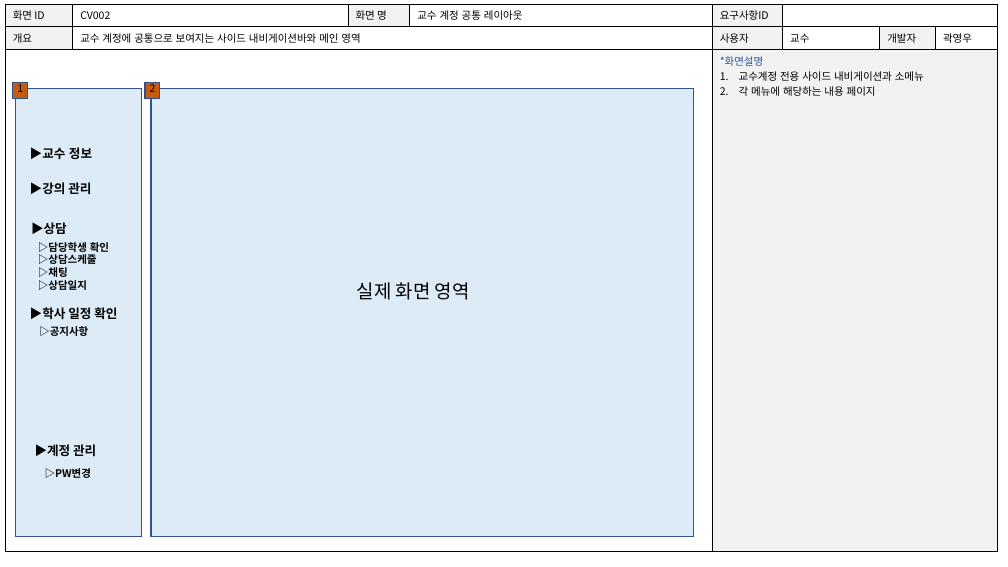
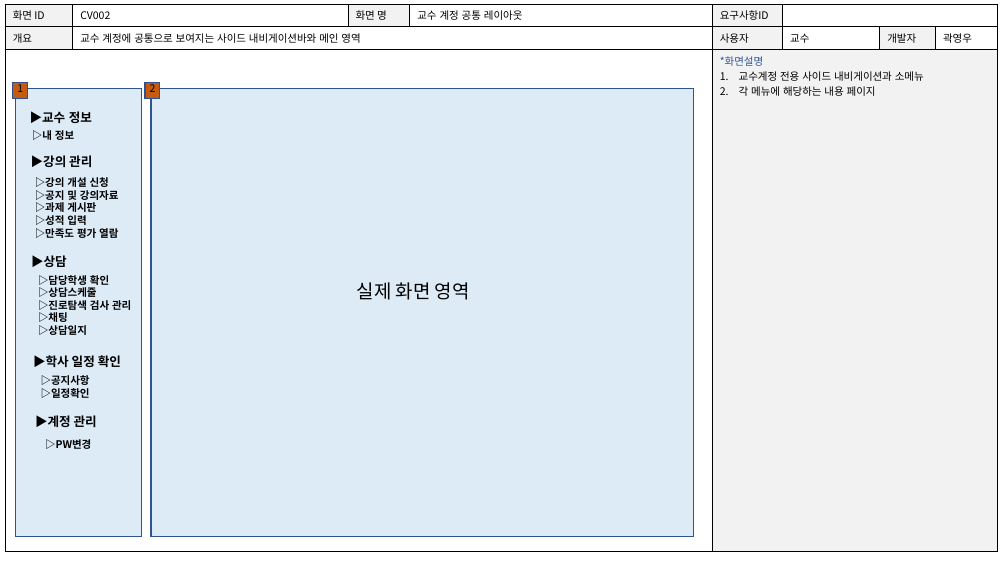
Before and after one commit to weather0/yd_Final01, a slide deck: slide 2 of 문서/작성중/(작업중-최신!)디자인통합222.pptx. Drawn at 1008x567 pixels with LibreOffice and Linux fonts; fonts in the diff are those of the drawing. Boxes give left, top, right and bottom in pixels: in the first picture for what was removed or moved away, otherwise in the second. Text is boxed around its words. In the diff, an @@ line names an element or a change of style, - is before the commit and + after.

```diff
--- a/문서/작성중/(작업중-최신!)디자인통합222.pptx
+++ b/문서/작성중/(작업중-최신!)디자인통합222.pptx
@@ text "▶교수 정보": place and size @@
-text "▶교수 정보" at [30, 147, 92, 159]
+text "▶교수 정보" at [30, 111, 92, 123]
@@ text added at [32, 130, 74, 140], 10 pt, text #000000, bold @@
+▷내 정보
@@ text "▶강의 관리": place and size @@
-text "▶강의 관리" at [30, 182, 91, 194]
+text "▶강의 관리" at [31, 155, 92, 167]
@@ text added at [35, 177, 119, 240], 10 pt, text #000000, bold @@
+▷강의 개설 신청
+▷공지 및 강의자료
+▷과제 게시판
+▷성적 입력
+▷만족도 평가 열람
@@ text "▶상담": place and size @@
-text "▶상담" at [31, 222, 67, 234]
+text "▶상담" at [31, 255, 67, 267]
@@ text "▷담당학생 확인": place and size @@
-text "▷담당학생 확인" at [38, 242, 109, 290]
+text "▷담당학생 확인" at [38, 275, 131, 335]
@@ text at [38, 300, 131, 310]: paragraph added @@
+▷진로탐색 검사 관리
@@ text "▶학사 일정 확인": place and size @@
-text "▶학사 일정 확인" at [30, 307, 117, 319]
+text "▶학사 일정 확인" at [33, 355, 121, 367]
@@ text "▷공지사항": place and size @@
-text "▷공지사항" at [39, 326, 88, 336]
+text "▷공지사항" at [41, 375, 90, 398]
@@ text at [41, 388, 90, 398]: paragraph added @@
+▷일정확인
@@ text "▶계정 관리": place and size @@
-text "▶계정 관리" at [35, 444, 96, 456]
+text "▶계정 관리" at [35, 415, 97, 427]
@@ text "▷PW변경": place and size @@
-text "▷PW변경" at [45, 468, 91, 478]
+text "▷PW변경" at [45, 439, 91, 449]
```
Also in this commit, not shown: 30 other slides changed.
